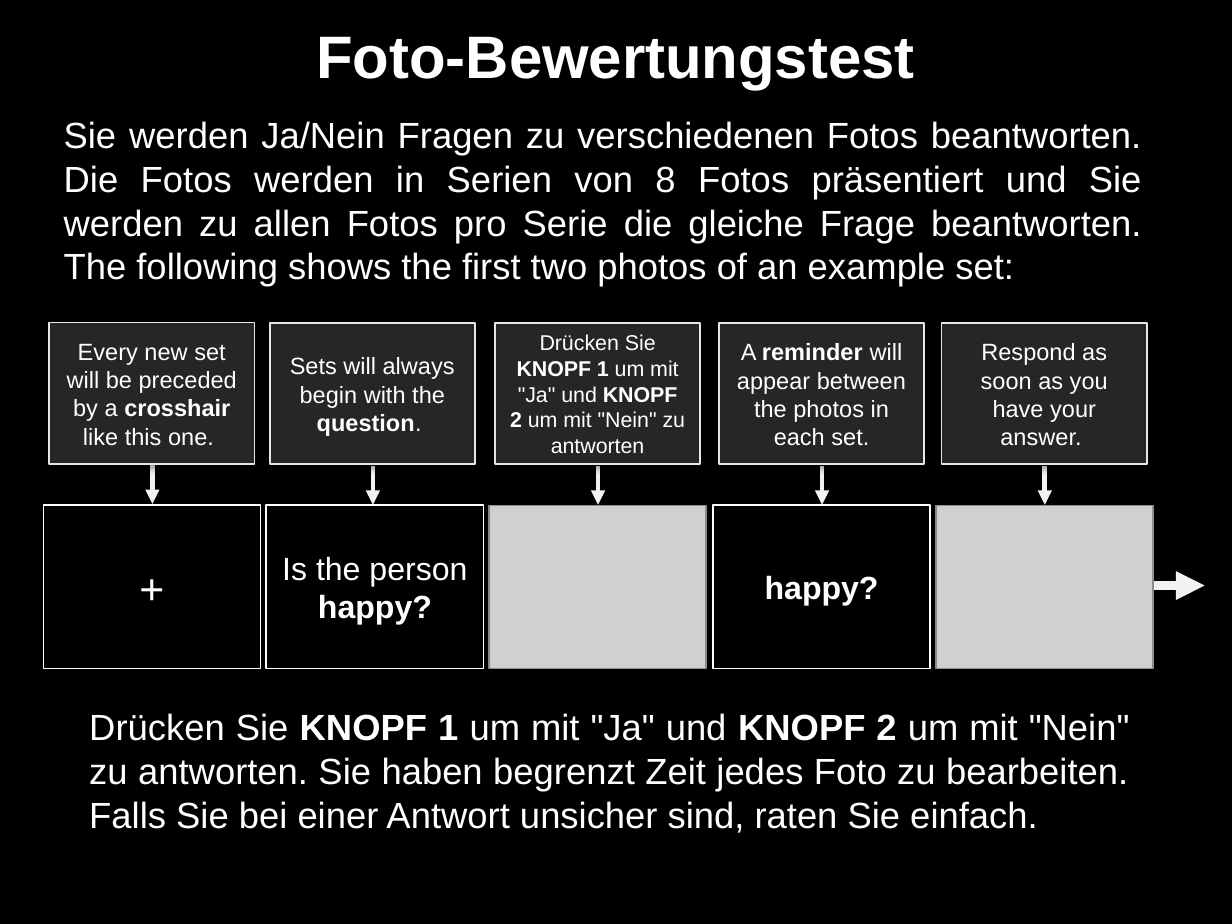
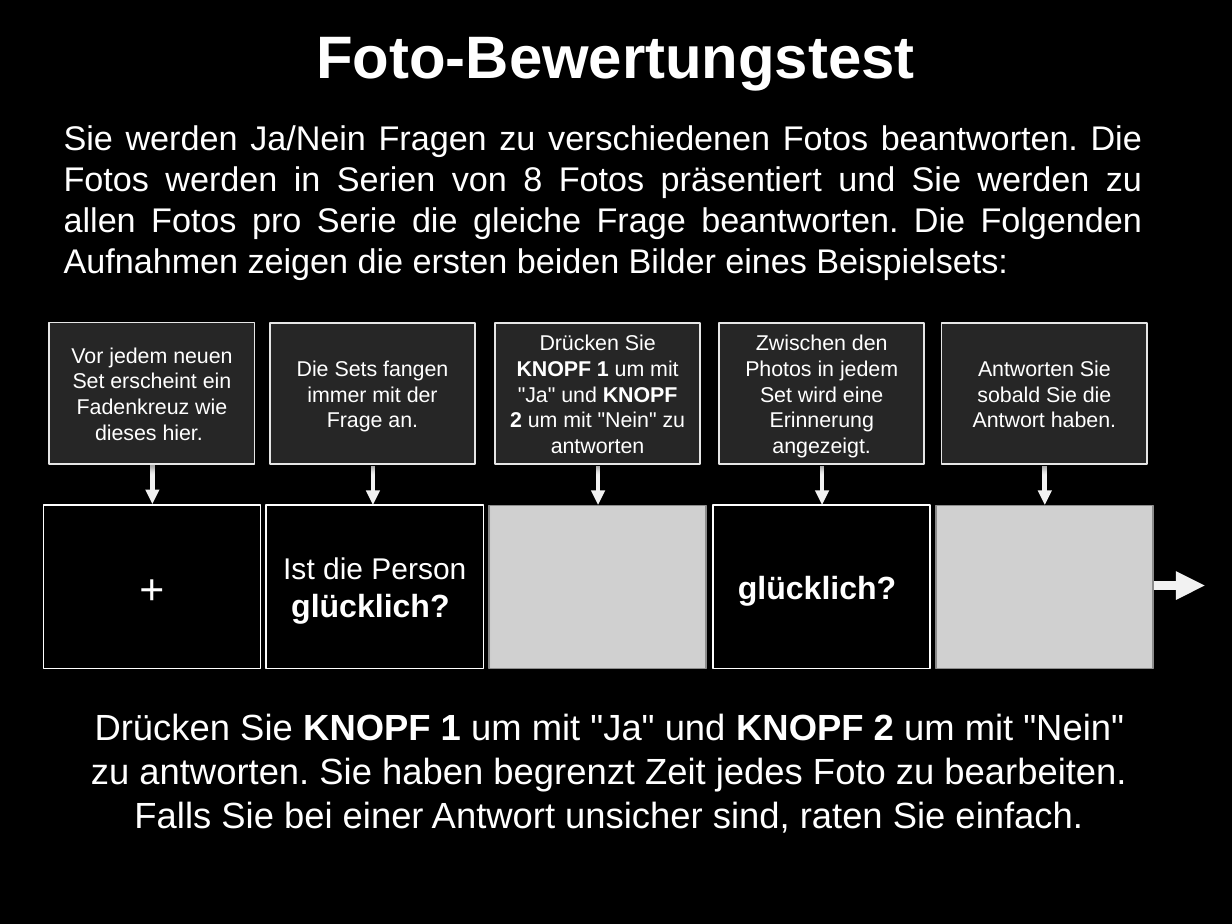
Before and after one commit to spunt/whyhowlocalizer, a slide deck: slide 5 of stimuli/screens.pptx. Drawn at 1232x924 pixels with LibreOffice and Linux fonts; fonts in the diff are those of the drawing; grey boxes stand for pictures. Boxes give left, top, right and bottom in pixels: in the first picture for what was removed or moved away, otherwise in the second. Text is boxed around its words. In the diff, an @@ line names an element or a change of style, - is before the commit and + after.

```diff
--- a/stimuli/screens.pptx
+++ b/stimuli/screens.pptx
@@ text at bbox=[64, 125, 1142, 280]: text changed; size 17 to 16 pt @@
-Sie werden Ja/Nein Fragen zu verschiedenen Fotos beantworten. Die Fotos werden in Serien von 8 Fotos präsentiert und Sie werden zu allen Fotos pro Serie die gleiche Frage beantworten. The following shows the first two photos of an example set:
+Sie werden Ja/Nein Fragen zu verschiedenen Fotos beantworten. Die Fotos werden in Serien von 8 Fotos präsentiert und Sie werden zu allen Fotos pro Serie die gleiche Frage beantworten. Die Folgenden Aufnahmen zeigen die ersten beiden Bilder eines Beispielsets:
@@ text in rectangle at bbox=[71, 347, 232, 440]: text changed; size 11 to 10 pt @@
-Every new set will be preceded by a crosshair like this one.
+Vor jedem neuen Set erscheint ein Fadenkreuz wie dieses hier.
@@ text in rectangle at bbox=[745, 334, 898, 458]: text changed; size 11 to 10 pt @@
-A reminder will appear between the photos in each set.
+Zwischen den Photos in jedem Set wird eine Erinnerung angezeigt.
@@ text in rectangle at bbox=[297, 360, 448, 432]: text changed; size 11 to 10 pt @@
-Sets will always begin with the question.
+Die Sets fangen immer mit der Frage an.
@@ text in rectangle at bbox=[973, 360, 1116, 427]: text changed; size 11 to 10 pt @@
-Respond as soon as you have your answer.
+Antworten Sie sobald Sie die Antwort haben.
@@ text in rectangle at bbox=[283, 557, 466, 624]: text changed; size 15 to 14 pt @@
-Is the person
-happy?
+Ist die Person
+glücklich?
@@ text in rectangle at bbox=[738, 575, 896, 606]: text changed @@
-happy?
+glücklich?
@@ text "Drücken Sie KNOPF 1 um ..." at bbox=[91, 713, 1126, 833]: alignment justified to centre @@
```
Also in this commit, not shown: 7 other files.
